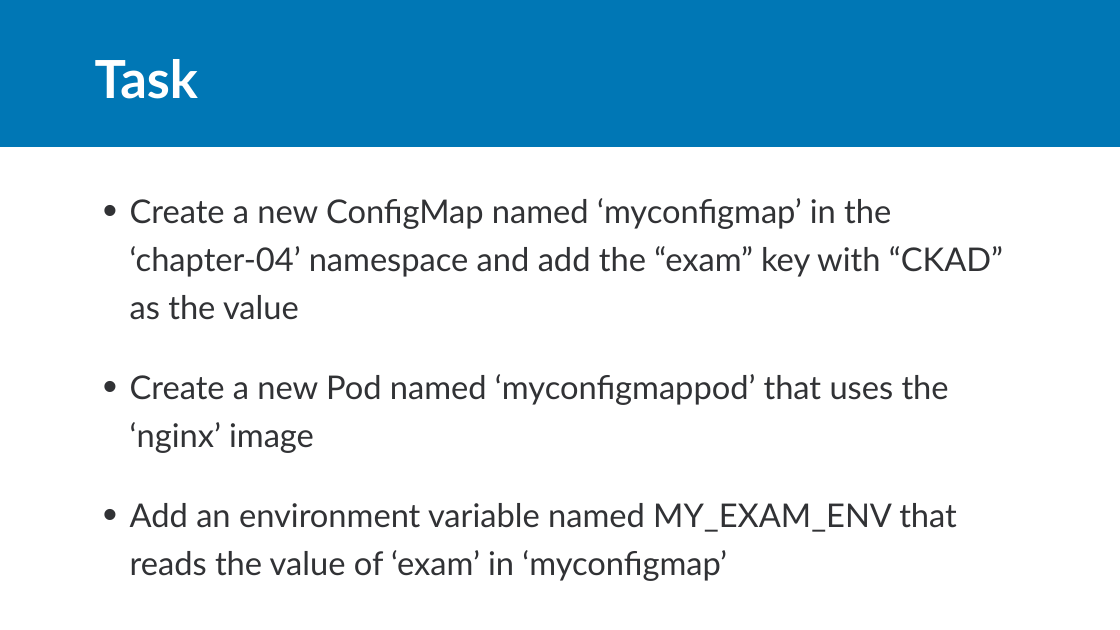
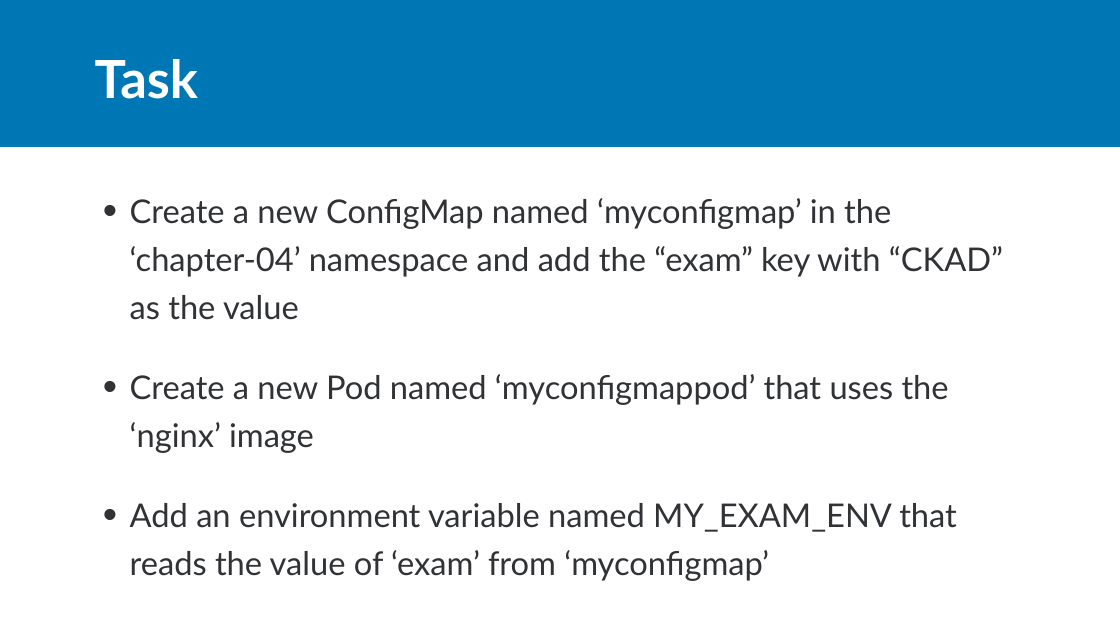
Before and after one commit to rdiazconcha/ckad-exam-prep, a slide deck: slide 3 of chapter-04/04-configmaps/04_04_configmaps.pptx. Drawn at 1120x630 pixels with LibreOffice and Linux fonts; fonts in the diff are those of the drawing. Boxes give left, top, right and bottom in pixels: in the first picture for what was removed or moved away, otherwise in the second. Text is boxed around its words. In the diff, an @@ line names an element or a change of style, - is before the commit and + after.

```diff
--- a/chapter-04/04-configmaps/04_04_configmaps.pptx
+++ b/chapter-04/04-configmaps/04_04_configmaps.pptx
@@ text at bbox=[130, 503, 957, 581]: text changed @@
-• Add an environment variable named MY_EXAM_ENV that reads the value of ‘exam’ in ‘myconfigmap’
+• Add an environment variable named MY_EXAM_ENV that reads the value of ‘exam’ from ‘myconfigmap’
```
Also in this commit, not shown: 3 other files.
